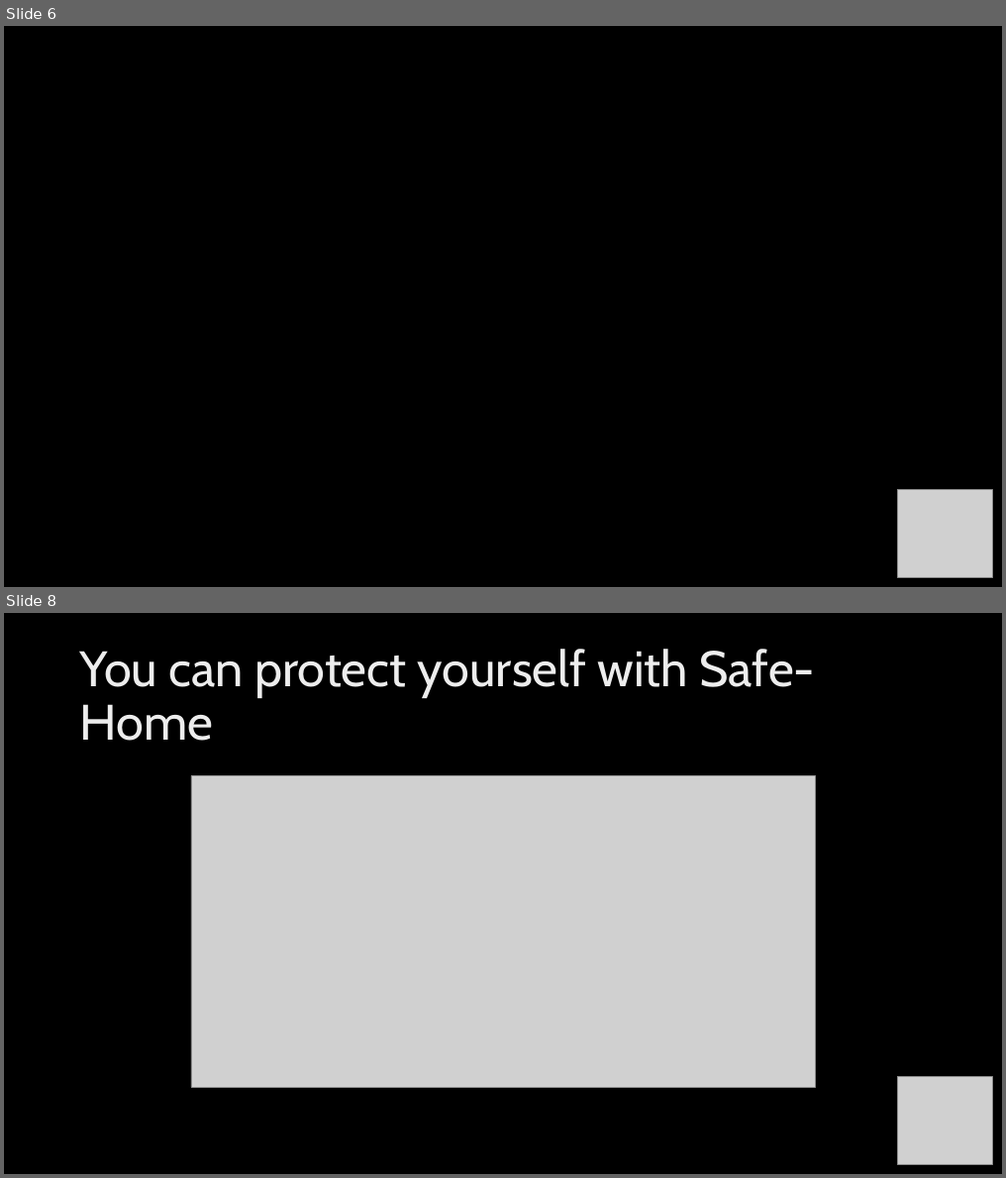
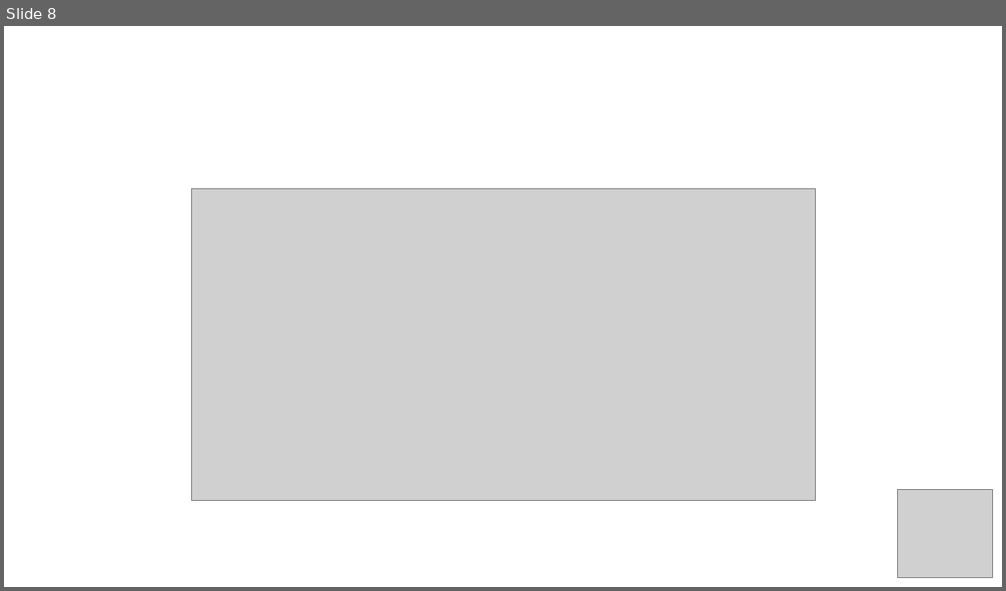
Before and after one commit to kjlyon/safe-house, a slide deck: IoT-Hackathon-presentation.pptx. Shown one above the other, each under a label of ours: slides 6 and 8 before the commit, slide 8 after it; the slides between them are not shown. The pictures are 1006x1178 and 1006x591 pixels, drawn with LibreOffice and Linux fonts; fonts in the diff are those of the drawing; grey boxes stand for pictures; background and template pictures are left out. Boxes give left, top, right and bottom in pixels: in the first picture for what was removed or moved away, otherwise in the second. Text is boxed around its words. In the diff, an @@ line names an element or a change of style, - is before the commit and + after.

```diff
--- a/IoT-Hackathon-presentation.pptx
+++ b/IoT-Hackathon-presentation.pptx
@@ slide 8 removed at (4, 613, 1002, 1174), background picture (left out) @@
@@ title removed at (80, 649, 816, 741) @@
-You can protect yourself with Safe-Home
@@ picture removed at (191, 775, 815, 1087) @@
@@ picture removed at (898, 1077, 992, 1164) @@
@@ what was slide 6 is now slide 8 @@
@@ slide 8 changed as well @@
@@ background picture (left out) to #FFFFFF @@
@@ picture added at (191, 188, 815, 500) @@
```
Also in this commit, not shown: 2 other slides changed, 5 slides added, 4 other slides removed, 1 other file.
